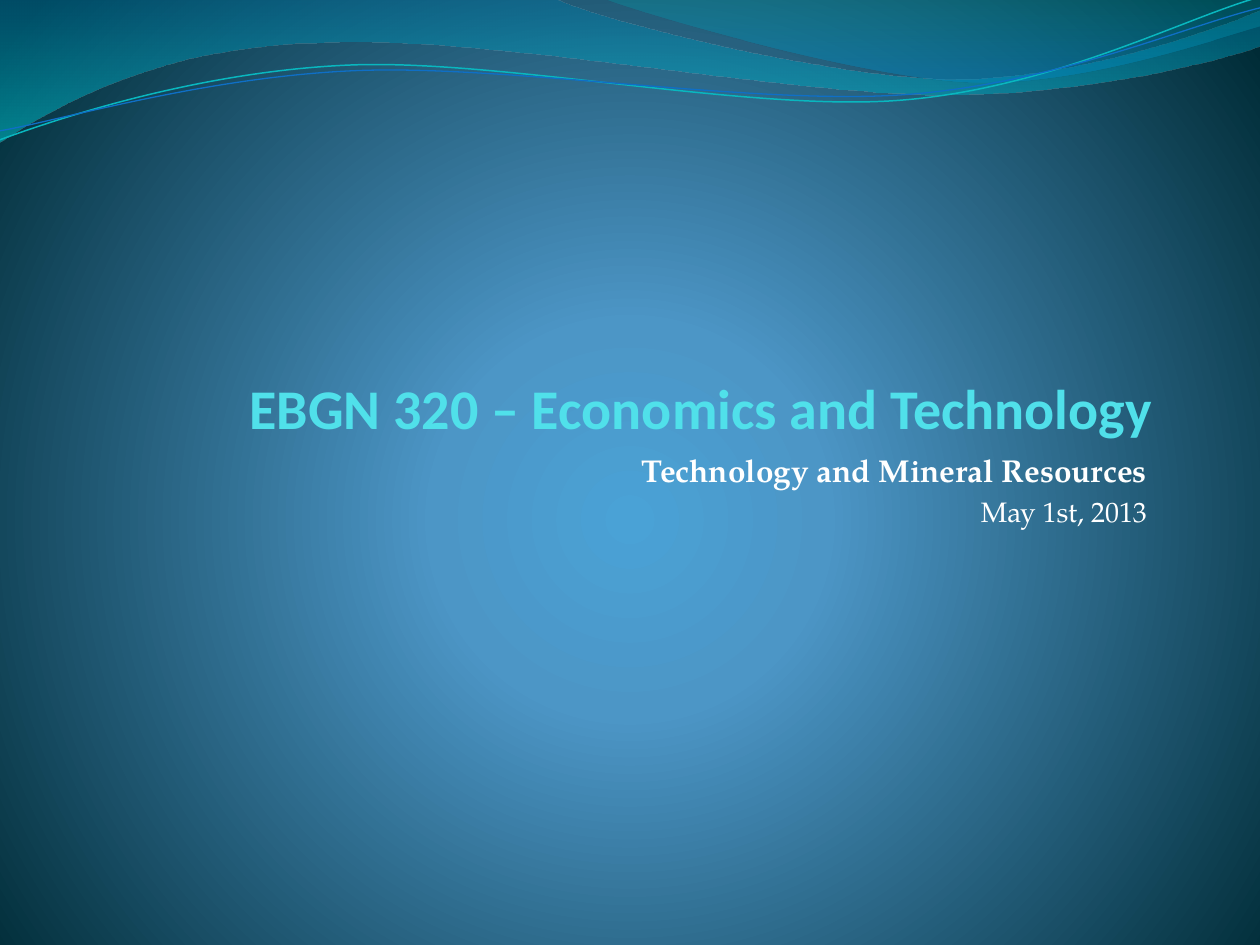
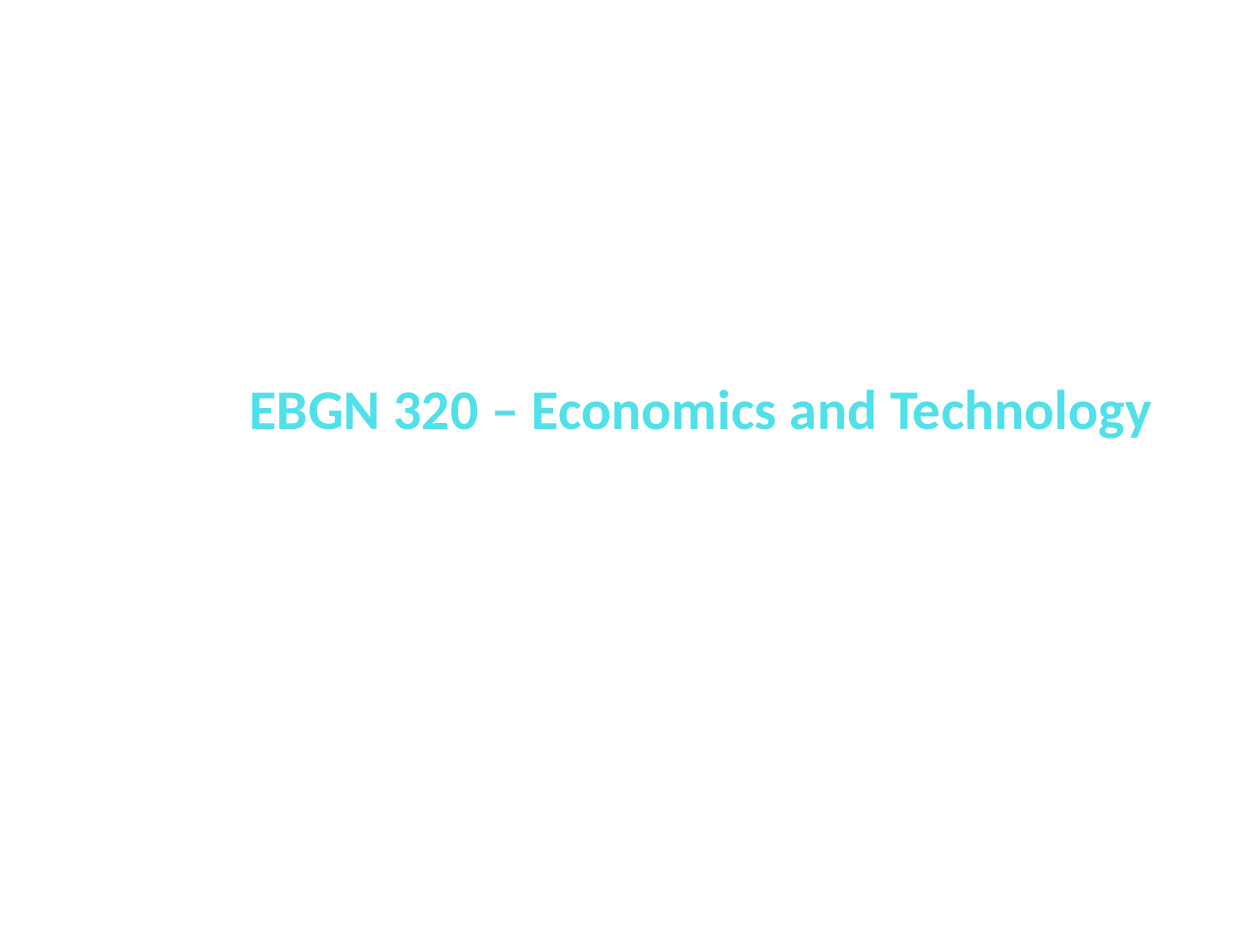
Before and after one commit to muff1nman/ClassNotes, a slide deck: slide 1 of Econ/PPT/S13_Lecture_25.pptx. Drawn at 1260x945 pixels with LibreOffice and Linux fonts; fonts in the diff are those of the drawing. Boxes give left, top, right and bottom in pixels: in the first picture for what was removed or moved away, otherwise in the second. Text is boxed around its words. In the diff, an @@ line names an element or a change of style, - is before the commit and + after.

```diff
--- a/Econ/PPT/S13_Lecture_25.pptx
+++ b/Econ/PPT/S13_Lecture_25.pptx
@@ background gradient #4AA0D6 to #4C98C7 to #002C38 to #FFFFFF @@
@@ freeform shape removed at bbox=[0, 0, 1260, 142] @@
@@ freeform shape removed at bbox=[0, 0, 1260, 147] @@
@@ freeform shape removed at bbox=[0, 8, 1260, 141] @@
@@ freeform shape removed at bbox=[604, 0, 1260, 87] @@
@@ text "EBGN 320 – Economics and ..." at bbox=[250, 389, 1152, 439]: text colour #51E0EA to #50E0EA @@
@@ subtitle removed at bbox=[642, 459, 1147, 530] @@
-Technology and Mineral Resources
-May 1st, 2013
```
Also in this commit, not shown: 15 other slides changed, 11 other files.
